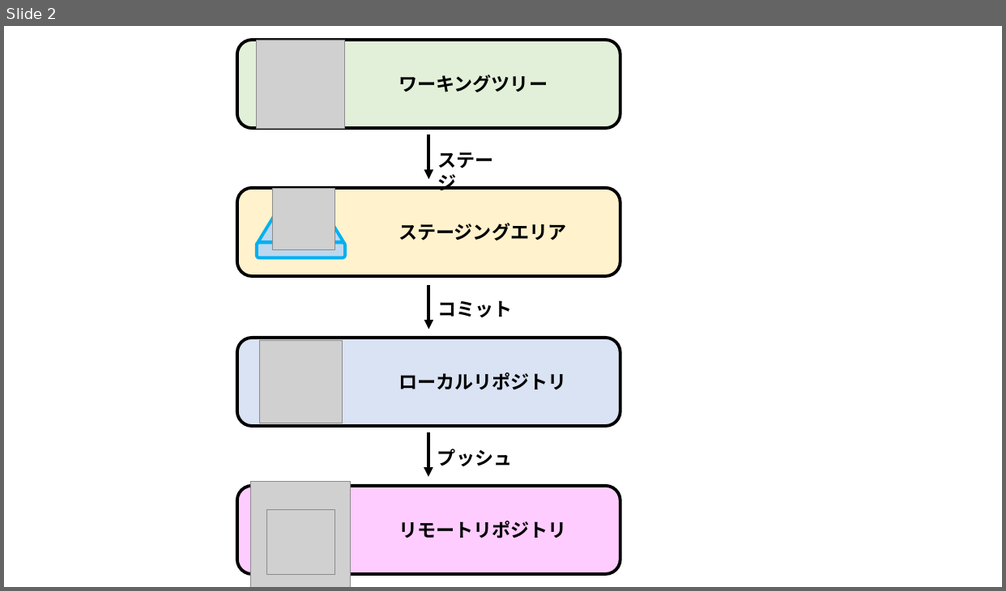
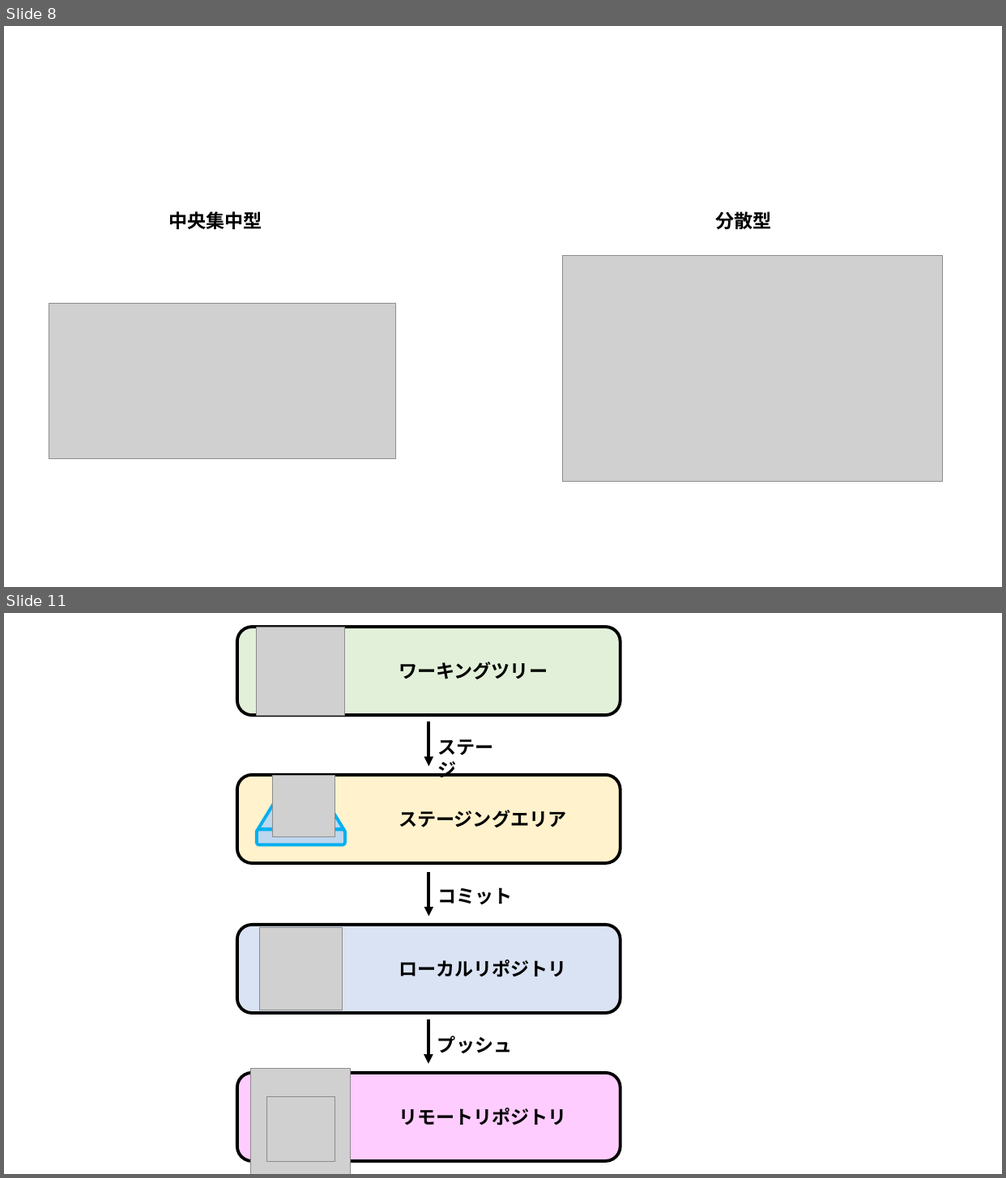
Before and after one commit to nishida2073/ai_navive, a slide deck: 01_テキスト/Git入門_図.pptx. Shown one above the other, each under a label of ours: slide 2 before the commit, slides 8 and 11 after it; the slides between them are not shown. The pictures are 1006x591 and 1006x1178 pixels, drawn with LibreOffice and Linux fonts; fonts in the diff are those of the drawing; grey boxes stand for pictures. Boxes give left, top, right and bottom in pixels: in the first picture for what was removed or moved away, otherwise in the second. Text is boxed around its words. In the diff, an @@ line names an element or a change of style, - is before the commit and + after.

```diff
--- a/01_テキスト/Git入門_図.pptx
+++ b/01_テキスト/Git入門_図.pptx
@@ slide 8 added at [4, 26, 1002, 587], background #FFFFFF @@
@@ text added at [168, 211, 262, 229], 18 pt, text #000000, bold @@
+中央集中型
@@ text added at [716, 211, 772, 229], 18 pt, text #000000, bold @@
+分散型
@@ picture added at [563, 255, 943, 481] @@
@@ picture added at [49, 304, 396, 459] @@
@@ what was slide 2 is now slide 11 @@
```
Also in this commit, not shown: 8 other slides added, 1 other file.
